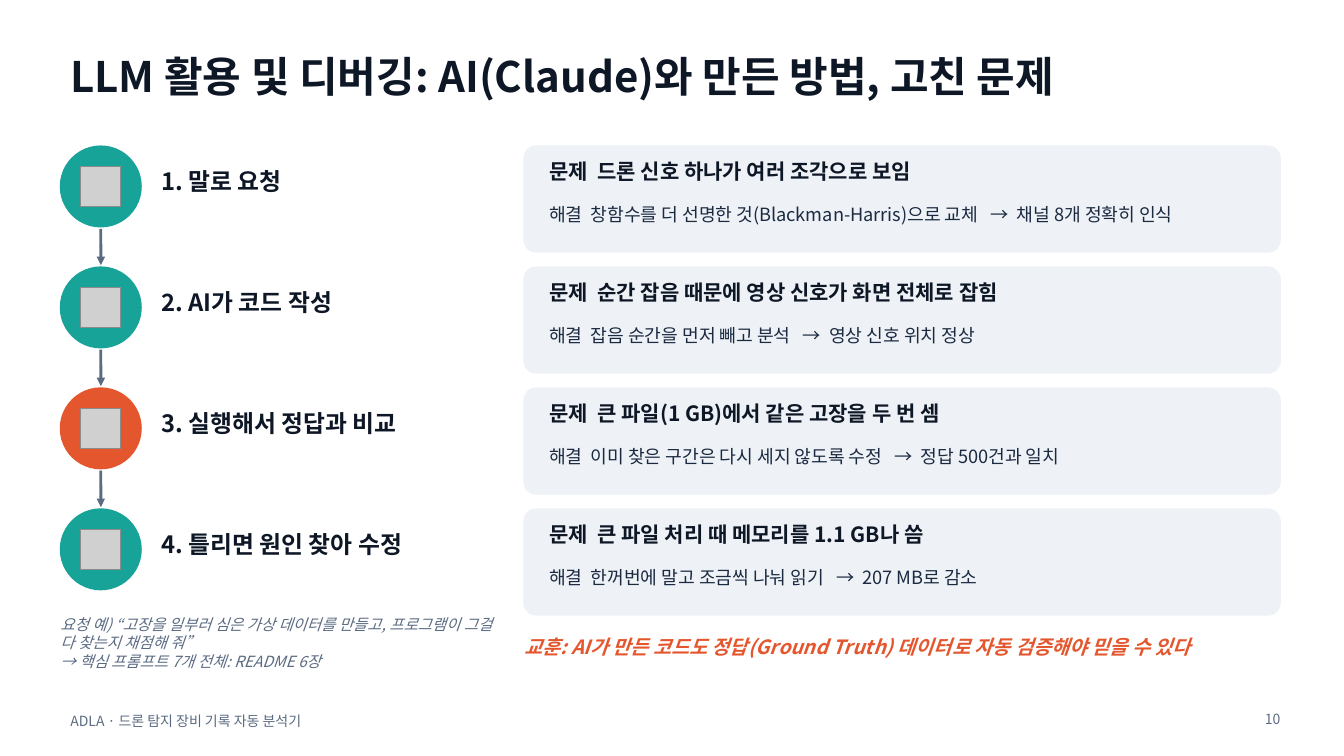
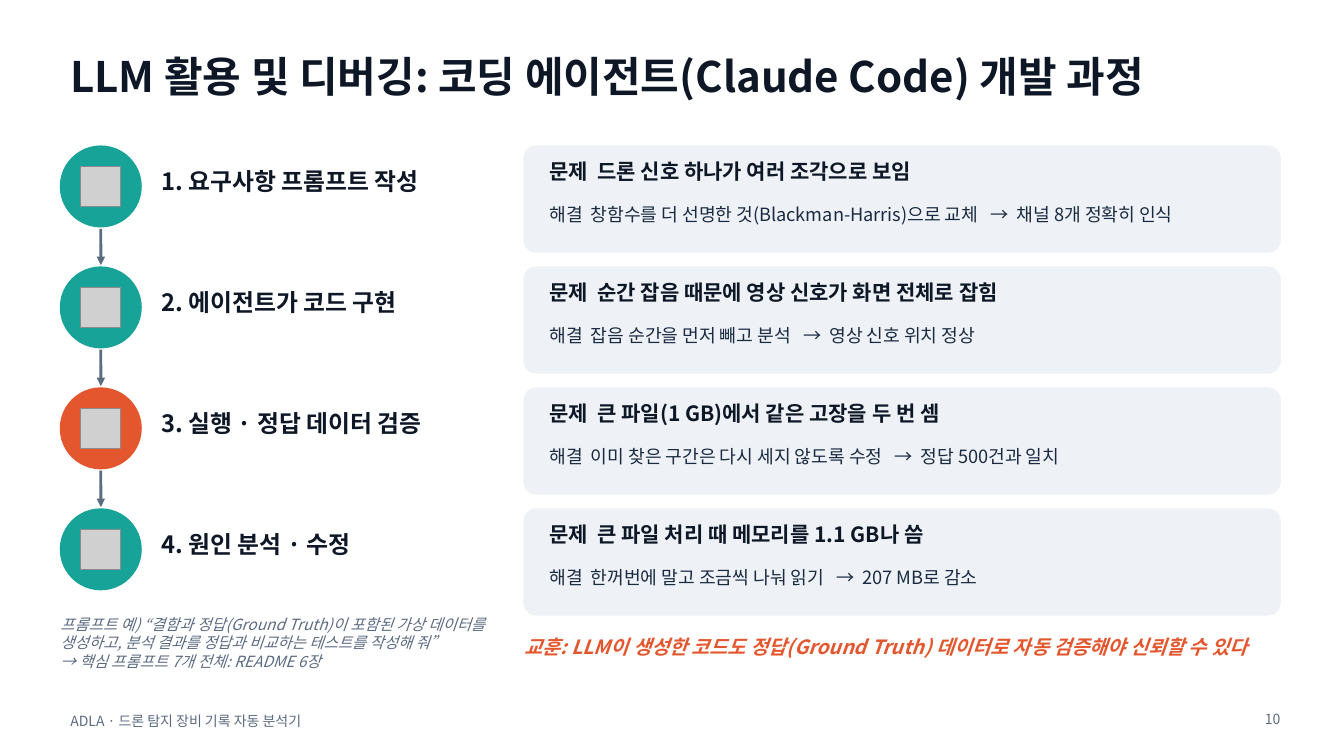
Before and after one commit to taeseokyoon/antidrone-log-analyzer, a slide deck: slide 10 of docs/ADLA_presentation.pptx. Drawn at 1344x756 pixels with LibreOffice and Linux fonts; fonts in the diff are those of the drawing; grey boxes stand for pictures. Boxes give left, top, right and bottom in pixels: in the first picture for what was removed or moved away, otherwise in the second. Text is boxed around its words. In the diff, an @@ line names an element or a change of style, - is before the commit and + after.

```diff
--- a/docs/ADLA_presentation.pptx
+++ b/docs/ADLA_presentation.pptx
@@ title at [70,56,1143,101]: text changed @@
-LLM 활용 및 디버깅: AI(Claude)와 만든 방법, 고친 문제
+LLM 활용 및 디버깅: 코딩 에이전트(Claude Code) 개발 과정
@@ text at [161,170,419,192]: text changed @@
-1. 말로 요청
+1. 요구사항 프롬프트 작성
@@ text at [161,291,397,313]: text changed @@
-2. AI가 코드 작성
+2. 에이전트가 코드 구현
@@ text at [161,412,422,434]: text changed @@
-3. 실행해서 정답과 비교
+3. 실행 · 정답 데이터 검증
@@ text at [161,533,351,555]: text changed @@
-4. 틀리면 원인 찾아 수정
+4. 원인 분석 · 수정
@@ text at [60,617,485,651]: text changed @@
-요청 예) “고장을 일부러 심은 가상 데이터를 만들고, 프로그램이 그걸 다 찾는지 채점해 줘”
+프롬프트 예) “결함과 정답(Ground Truth)이 포함된 가상 데이터를 생성하고, 분석 결과를 정답과 비교하는 테스트를 작성해 줘”
@@ text at [524,637,1247,658]: text changed @@
-교훈: AI가 만든 코드도 정답(Ground Truth) 데이터로 자동 검증해야 믿을 수 있다
+교훈: LLM이 생성한 코드도 정답(Ground Truth) 데이터로 자동 검증해야 신뢰할 수 있다
```
Also in this commit, not shown: 3 other slides changed, 2 other files.
